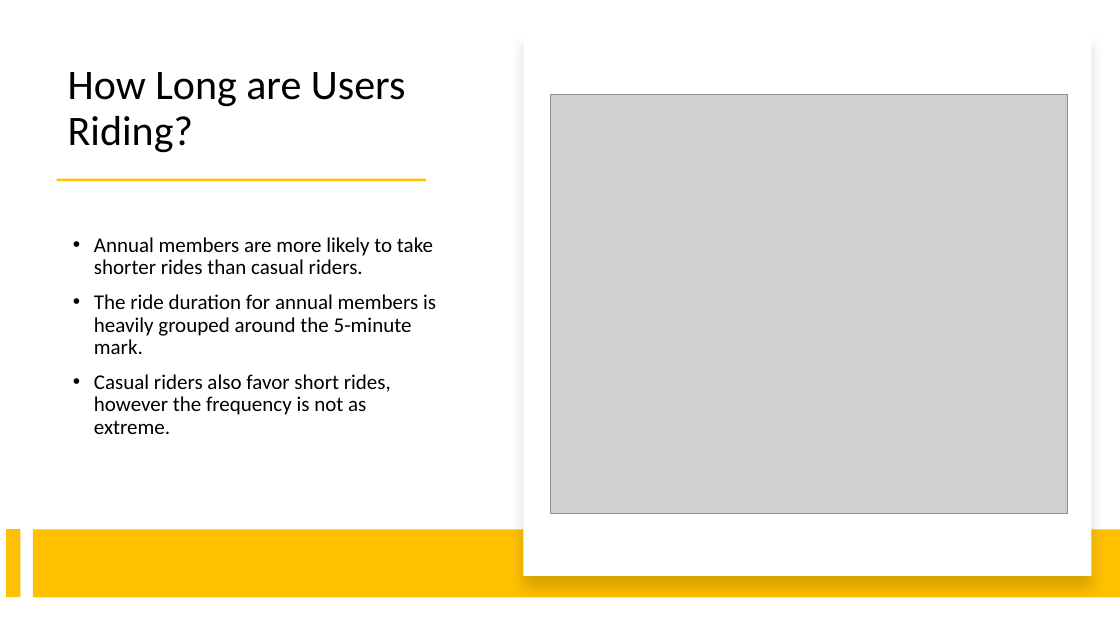
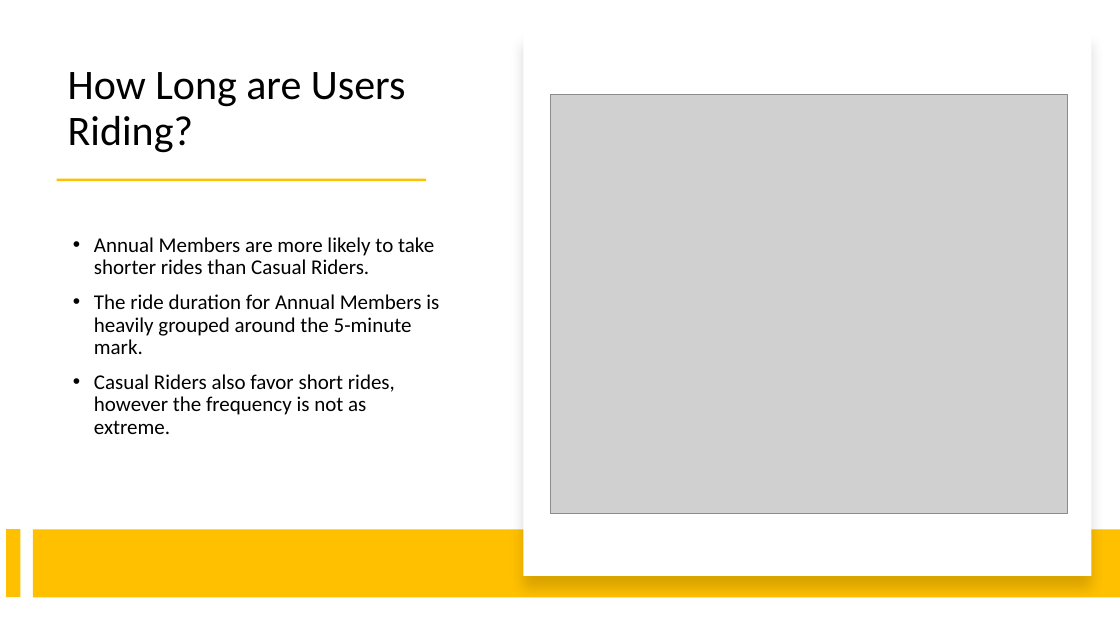
Before and after one commit to paulgreber/RideShareAnalysis, a slide deck: slide 10 of cyclistic_bike_share_analysis.pptx. Drawn at 1120x630 pixels with LibreOffice and Linux fonts; fonts in the diff are those of the drawing; grey boxes stand for pictures. Boxes give left, top, right and bottom in pixels: in the first picture for what was removed or moved away, otherwise in the second. Text is boxed around its words. In the diff, an @@ line names an element or a change of style, - is before the commit and + after.

```diff
--- a/cyclistic_bike_share_analysis.pptx
+++ b/cyclistic_bike_share_analysis.pptx
@@ text at <box>94,237,439,434</box>: text changed @@
-• Annual members are more likely to take shorter rides than casual riders.
-• The ride duration for annual members is heavily grouped around the 5-minute mark.
-• Casual riders also favor short rides, however the frequency is not as extreme.
+• Annual Members are more likely to take shorter rides than Casual Riders.
+• The ride duration for Annual Members is heavily grouped around the 5-minute mark.
+• Casual Riders also favor short rides, however the frequency is not as extreme.
```
Also in this commit, not shown: 6 other slides changed, 1 other file.
